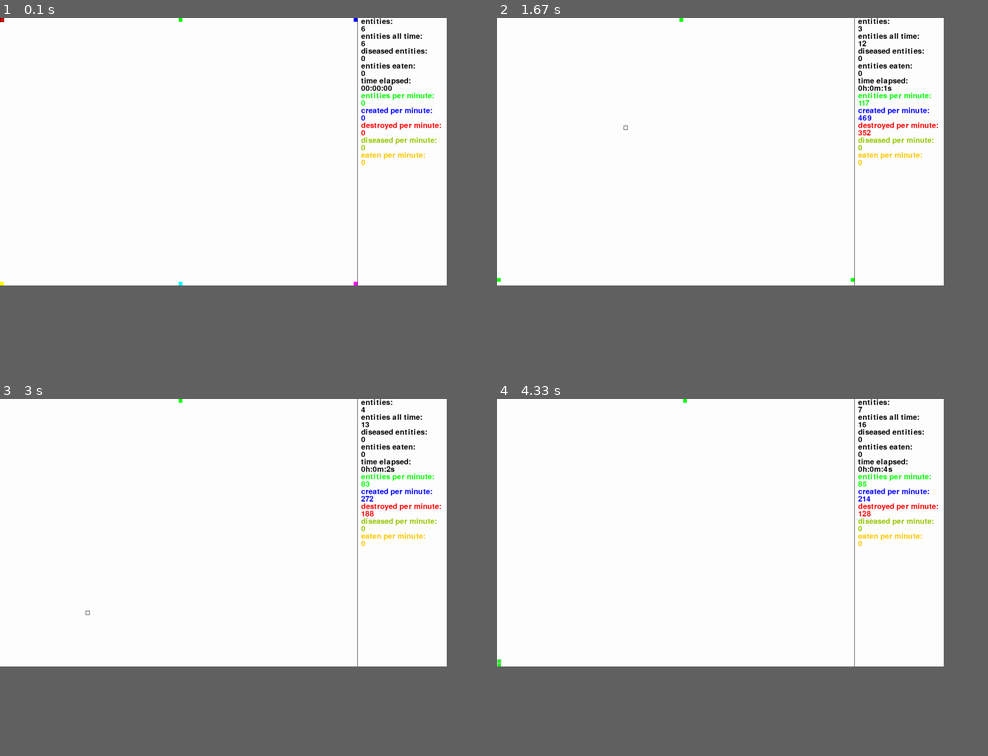
Above: before the commit, frames 1-4 (two rows, left to right).
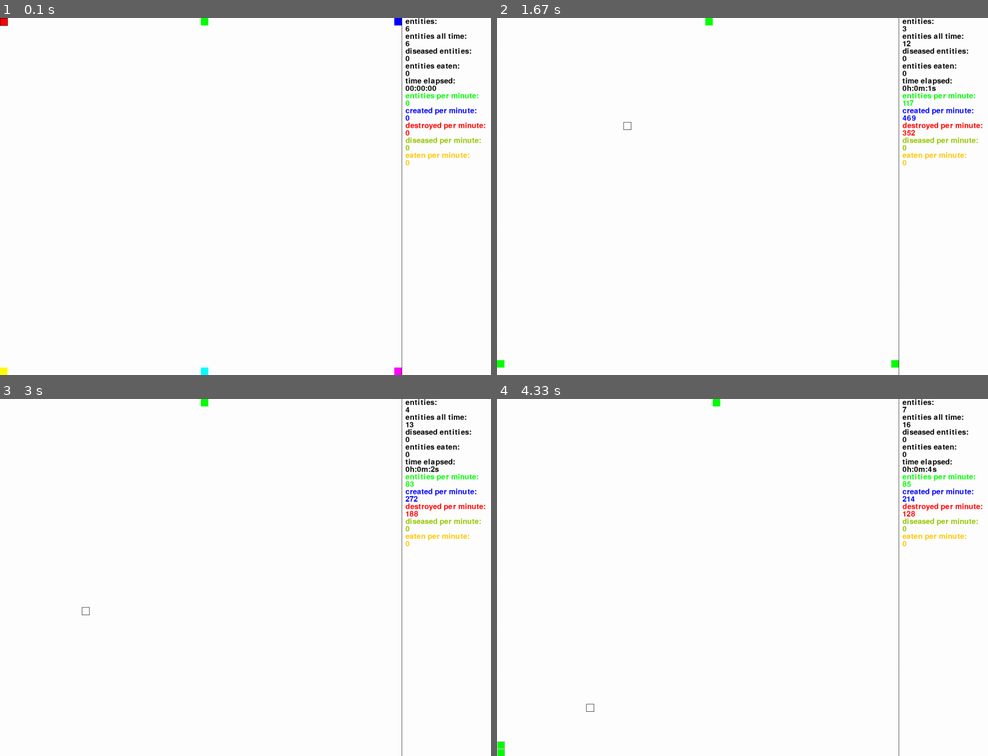
Above: after the commit, the same moments.

Repository: sbwhitt/pygame-life-simulation
Game: pygame game, started from main.py
Two runs of this game, one before a commit and one after it. Both use one fixed random seed, a clock stepped at 60 frames per second and the inputs below.
Inputs (mouse positions are in pixels of both pictures, inside the frame that each line leads up to):
- Up to frame 1 (0.1 s): no input
- Up to frame 2 (1.67 s): tap Enter at 0.33 s; tap E at 0.67 s; move the mouse to (816, 71) at 1.03 s; tap X at 1.07, 1.37 s; tap 2 at 1.15 s; click (624, 125) at 1.6 s
- Up to frame 3 (3 s): click (245, 620) at 1.93 s; click (176, 502) at 2.27 s; click (417, 670) at 2.6 s; click (83, 613) at 2.93 s
- Up to frame 4 (4.33 s): click (600, 509) at 3.27 s; click (624, 641) at 3.6 s; click (919, 659) at 3.93 s; click (595, 709) at 4.27 s
The window is 818x490 before the commit and 899x654 after it. Grey fills any space a smaller window leaves; there, only what the larger window draws over its background counts as a difference.

The runs differ from the first frame. In frame 1, 2.9% of the frame differs, in the area x 0-99%, y 0-100%; in frame 2, 2.9%; in frame 3, 2.8%; in frame 4, 2.9%.

Commit message:
settings update

Diff:
--- a/static/settings.py
+++ b/static/settings.py
@@ -1,8 +1,8 @@
 # both settings have to be divisible by 20
-WINDOW_WIDTH = 960
-WINDOW_HEIGHT = 720
+WINDOW_WIDTH = 1080
+WINDOW_HEIGHT = 960
 
-WORLD_SIZE = 1500
+WORLD_SIZE = 2000
 
 STATS_WIDTH = 240
 
@@ -12,9 +12,9 @@
 AGE_LENGTH = 1700
 MOVE_INTERVAL = 50
 DIR_INTERVAL = 700
-ENTITY_LIMIT = 8000
+ENTITY_LIMIT = 10000
 
 IN_GAME_SETTINGS= {"MARK_DISEASED": 1, "LOGGING": 0, "HIGHLIGHT": 1}
 
 # must divide evenly into window height and width (5, 10, 20, 40...)
-ENT_WIDTH = 10
+ENT_WIDTH = 20
